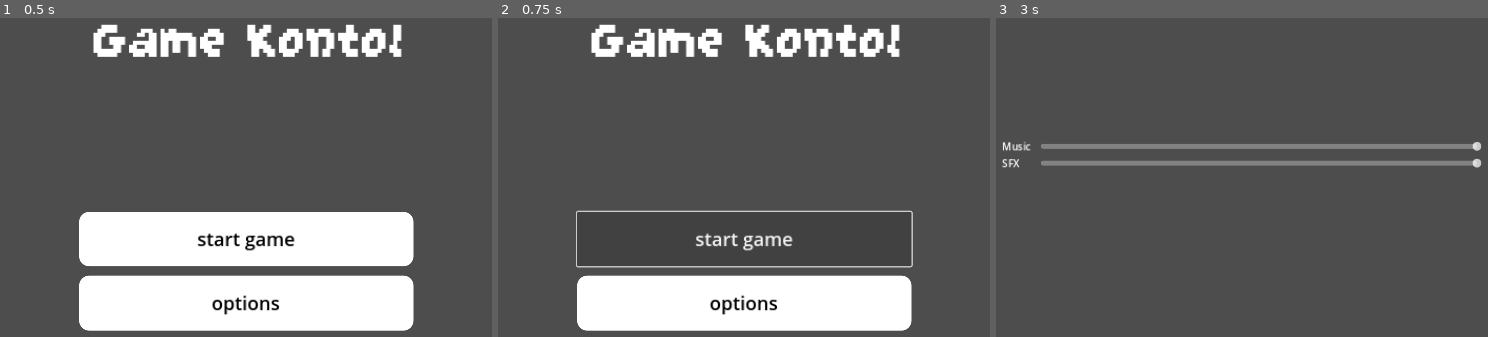
Above: before the commit, frames 1-3 (left to right).
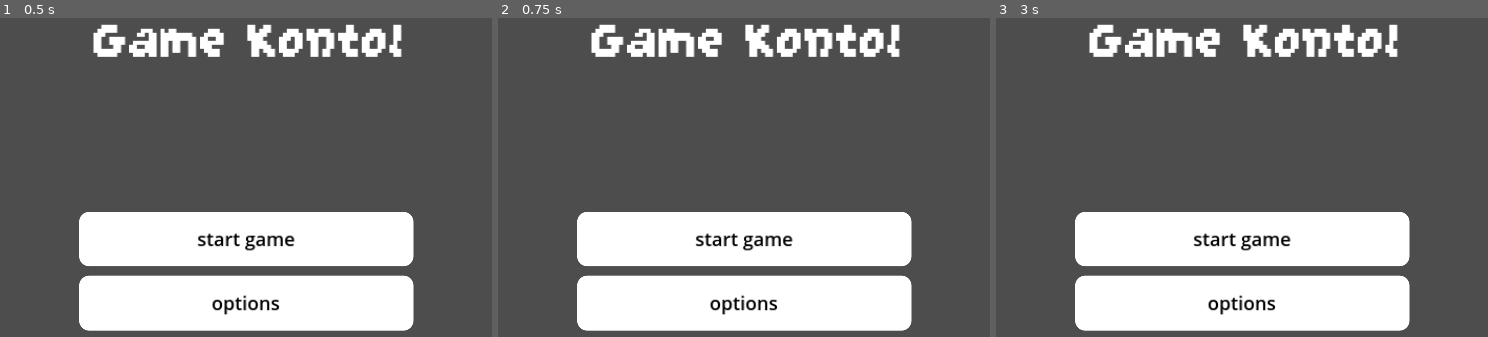
Above: after the commit, the same moments.

Repository: gracekarinn/garena
Game: Godot game, scene res://levels/menu/main_menu.tscn
Two runs of this game, one before a commit and one after it. Both use one fixed random seed, a clock stepped at 60 frames per second and the inputs below.
Inputs:
- Up to frame 1 (0.5 s): no input
- Up to frame 2 (0.75 s): click "start game" at 0.5 s
- Up to frame 3 (3 s): click "start game" at 1.25 s; click "start game" at 2 s; click "options" at 2.75 s

Frame 1 is identical in both runs. In frame 2, 12% of the frame differs, in the area x 15-85%, y 60-79%; in frame 3, 30%, in the area x 1-99%, y 1-99%.

Commit message:
feat: add transition

Diff:
--- /dev/null
+++ b/levels/transition/transition_view.gd
@@ -0,0 +1,7 @@
+extends CanvasLayer
+
+func change_scene(target_scene_path: String):
+	var tween = create_tween()
+	tween.tween_property($Black, "color", Color(0, 0, 0, 1), 1)
+	tween.tween_callback(get_tree().change_scene_to_file.bind(target_scene_path))
+	tween.tween_property($Black, "color", Color(0, 0, 0, 0), 1)
--- /dev/null
+++ b/levels/transition/transition_view.tscn
@@ -0,0 +1,14 @@
+[gd_scene load_steps=2 format=3 uid="uid://b70x4tfuo8i10"]
+
+[ext_resource type="Script" path="res://levels/transition/transition_view.gd" id="1_jdrki"]
+
+[node name="TransitionView" type="CanvasLayer"]
+script = ExtResource("1_jdrki")
+
+[node name="Black" type="ColorRect" parent="."]
+anchors_preset = 15
+anchor_right = 1.0
+anchor_bottom = 1.0
+grow_horizontal = 2
+grow_vertical = 2
+color = Color(0, 0, 0, 0)
--- a/project.godot
+++ b/project.godot
@@ -21,6 +21,7 @@
 [autoload]
 
 TransitionScreen="*res://levels/transition/transition_screen.tscn"
+TransitionView="*res://levels/transition/transition_view.tscn"
 
 [display]
 
